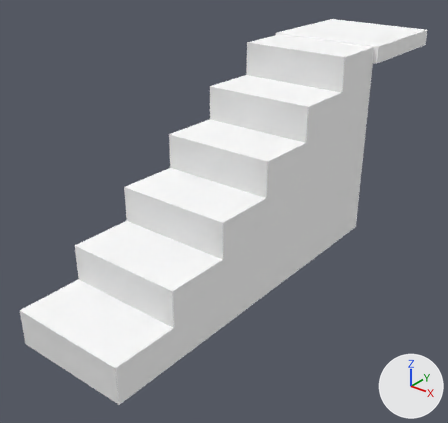
A saved change to the OBJ model Models/pz_stairs.obj.
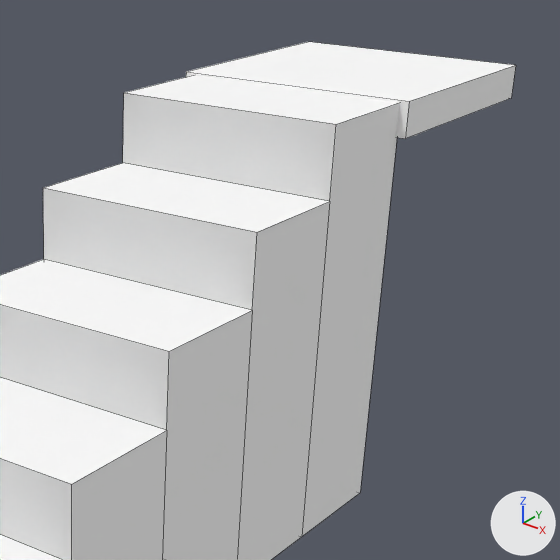
There are two pictures of each version: one whole from a camera (50 mm lens) standing at (2.76, -3.35, 2.69) and looking at (-0.09, 0.21, 0.48), one close up on the part from 42% to 100% of the width and 0% to 61% of the height. Arrows for +X, +Y and +Z are at lower right; the lights stay in place. The first two pictures are the older version. The close-ups show mesh edges as thin lines. Where no turn or scale is listed for an object, it has been applied to the vertices.

In view in the first close-up: 'pz_stairs'.
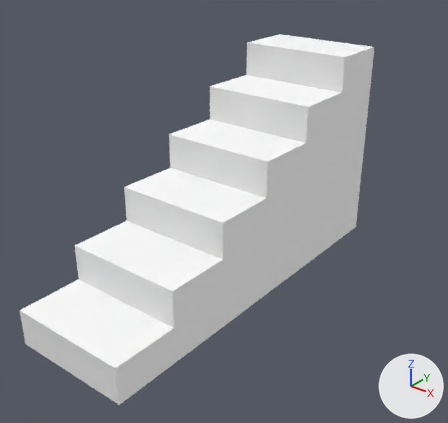
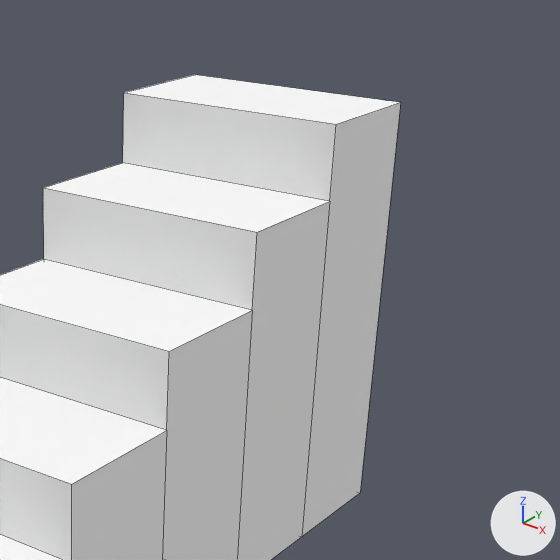
Pixel boxes (x1, y1, x2, y2) of what changed, in the close-ups (560 x 560 px):
```json
{"object": "pz_stairs", "change": "reshaped", "before": [0, 42, 516, 560], "after": [0, 75, 401, 560]}
{"part": 1, "of": "me_pz_stairs", "change": "deleted", "before": [186, 42, 516, 139]}
```

The change, as JSON lines over the scene's bpy script:
```json
{"block": "me_pz_stairs", "where": "# used by ob_pz_stairs; location = (0.0, 0.0, 0.0)"}
{"op": "remove", "block": "me_pz_stairs", "code": "me_pz_stairs.from_pydata(...)  # 46 vertices, 37 faces; spans x -0.51..0.51, y -1.5..2.51, z 0.0..1.68"}
{"op": "add", "block": "me_pz_stairs", "code": "me_pz_stairs.from_pydata(...)  # 38 vertices, 31 faces; spans x -0.47..0.47, y -1.5..1.5, z 0.0..1.67"}
{"block": "me_pz_stairs", "change": "me_pz_stairs part 1: the loose piece of 8 vertices spanning x -0.51..0.51, y 1.49..2.51, z 1.54..1.68 is deleted"}
```
